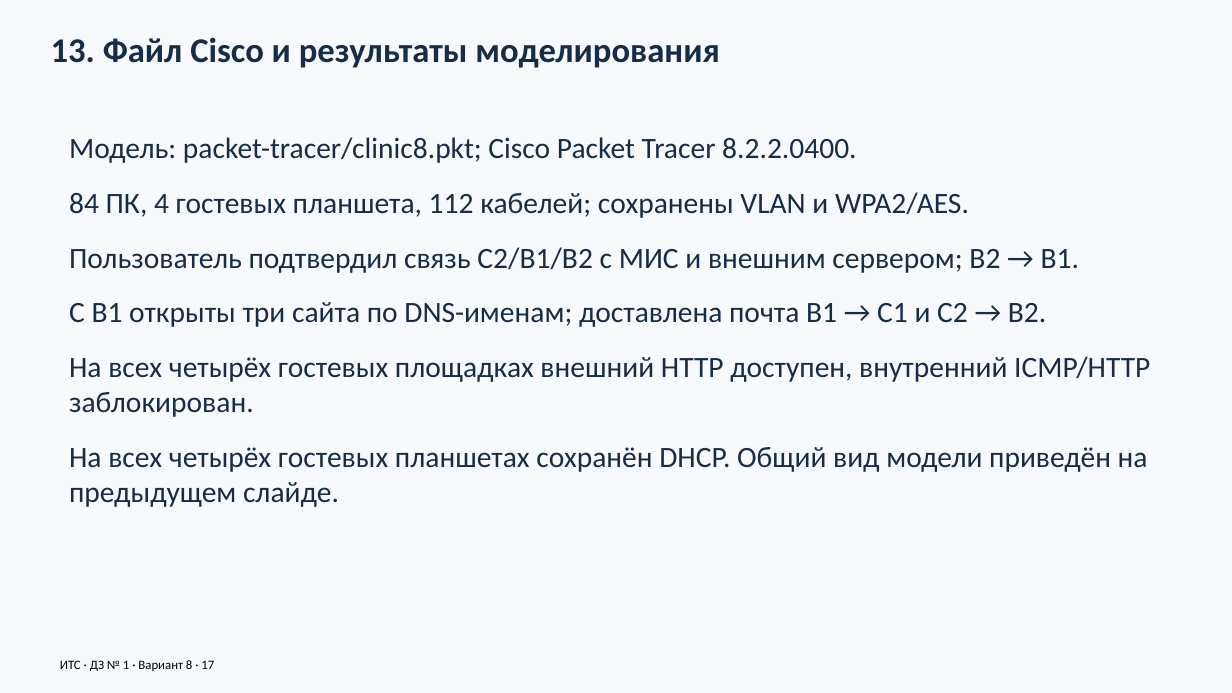
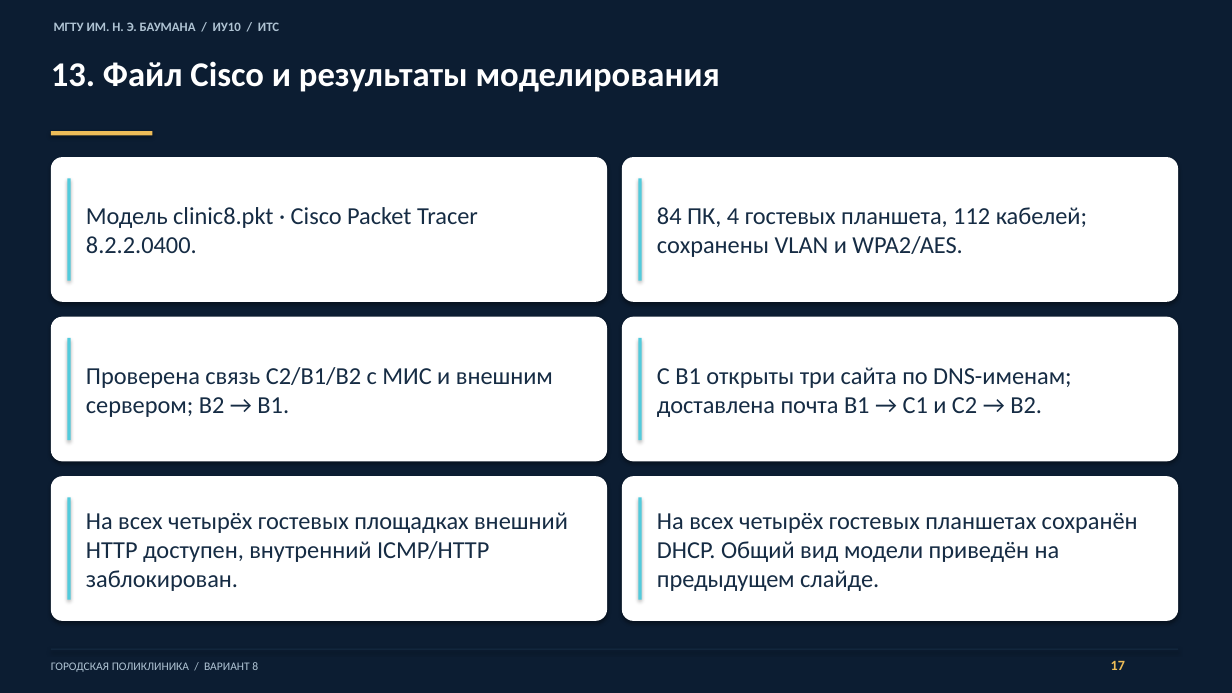
Before and after one commit to warofconnection/dz, a slide deck: slide 17 of docs/Презентация_вариант_8.pptx. Drawn at 1232x693 pixels with LibreOffice and Linux fonts; fonts in the diff are those of the drawing. Boxes give left, top, right and bottom in pixels: in the first picture for what was removed or moved away, otherwise in the second. Text is boxed around its words. In the diff, an @@ line names an element or a change of style, - is before the commit and + after.

Commit message:
Polish presentation design and neutral report wording with accepted estimate pricing

```diff
--- a/docs/Презентация_вариант_8.pptx
+++ b/docs/Презентация_вариант_8.pptx
@@ background #F7FAFD to #0C1D32 @@
@@ text added at (54,22,279,31), 10 pt, text #AFC3D3, bold @@
+МГТУ ИМ. Н. Э. БАУМАНА / ИУ10 / ИТС
@@ text "13. Файл Cisco и результаты ...": place and size @@
-text "13. Файл Cisco и результаты ..." at (51,37,719,68)
+text "13. Файл Cisco и результаты ..." at (51,61,720,92)
@@ text "13. Файл Cisco и результаты ..." at (51,61,720,92): text colour #172C47 to #FFFFFF @@
@@ rectangle added at (51,131,152,135), fill #EEBD58 @@
@@ text removed at (69,137,1150,507) @@
-Модель: packet-tracer/clinic8.pkt; Cisco Packet Tracer 8.2.2.0400.
-84 ПК, 4 гостевых планшета, 112 кабелей; сохранены VLAN и WPA2/AES.
-Пользователь подтвердил связь C2/B1/B2 с МИС и внешним сервером; B2 → B1.
-С B1 открыты три сайта по DNS-именам; доставлена почта B1 → C1 и C2 → B2.
-На всех четырёх гостевых площадках внешний HTTP доступен, внутренний ICMP/HTTP заблокирован.
-На всех четырёх гостевых планшетах сохранён DHCP. Общий вид модели приведён на предыдущем слайде.
@@ rounded rectangle added at (51,157,607,302), fill #FFFFFF @@
@@ rectangle added at (67,178,71,281), fill #52CBDC @@
@@ rounded rectangle added at (622,157,1178,302), fill #FFFFFF @@
@@ rectangle added at (639,178,642,281), fill #52CBDC @@
@@ text added at (86,207,478,253), 19 pt, text #162C44 @@
+Модель clinic8.pkt · Cisco Packet Tracer 8.2.2.0400.
@@ text added at (657,207,1087,257), 19 pt, text #162C44 @@
+84 ПК, 4 гостевых планшета, 112 кабелей; сохранены VLAN и WPA2/AES.
@@ rounded rectangle added at (51,317,607,462), fill #FFFFFF @@
@@ rounded rectangle added at (622,317,1178,462), fill #FFFFFF @@
@@ rectangle added at (67,338,71,441), fill #52CBDC @@
@@ rectangle added at (639,338,642,441), fill #52CBDC @@
@@ text added at (86,367,553,417), 19 pt, text #162C44 @@
+Проверена связь C2/B1/B2 с МИС и внешним сервером; B2 → B1.
@@ text added at (657,367,1071,417), 19 pt, text #162C44 @@
+С B1 открыты три сайта по DNS-именам; доставлена почта B1 → C1 и C2 → B2.
@@ rounded rectangle added at (51,476,607,621), fill #FFFFFF @@
@@ rounded rectangle added at (622,476,1178,621), fill #FFFFFF @@
@@ rectangle added at (67,497,71,600), fill #52CBDC @@
@@ rectangle added at (639,497,642,600), fill #52CBDC @@
@@ text added at (86,512,568,591), 19 pt, text #162C44 @@
+На всех четырёх гостевых площадках внешний HTTP доступен, внутренний ICMP/HTTP заблокирован.
@@ text added at (657,513,1138,591), 19 pt, text #162C44 @@
+На всех четырёх гостевых планшетах сохранён DHCP. Общий вид модели приведён на предыдущем слайде.
@@ rectangle added at (51,649,1178,650), fill #162C44 @@
@@ text at (51,662,258,672): text changed; size 10 to 9 pt; text colour #000000 to #AFC3D3 @@
-ИТС · ДЗ № 1 · Вариант 8 · 17
+ГОРОДСКАЯ ПОЛИКЛИНИКА / ВАРИАНТ 8
@@ text added at (1111,661,1125,670), 11 pt, text #EEBD58, bold @@
+17
```
Also in this commit, not shown: 17 other slides changed, 7 other files.
